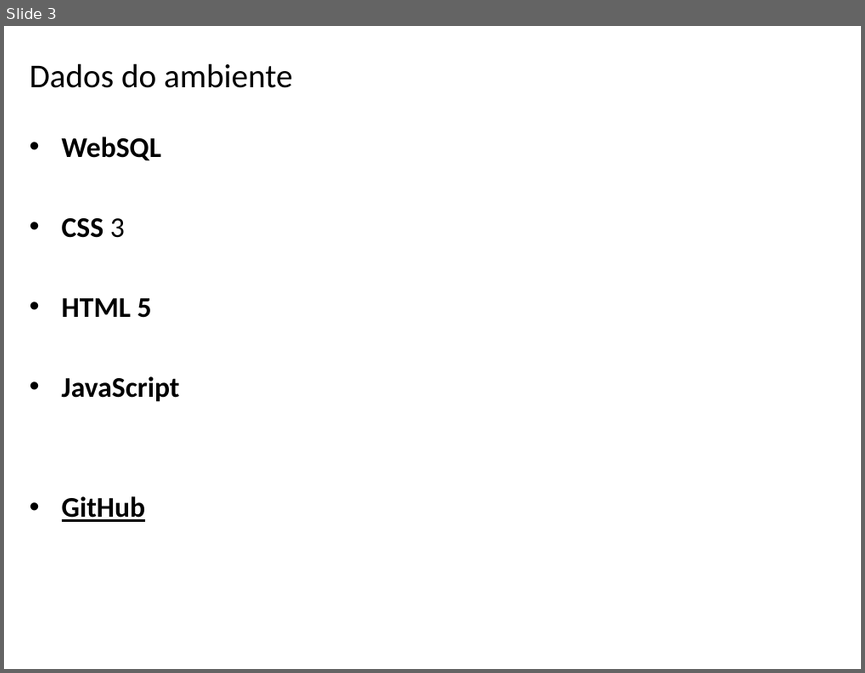
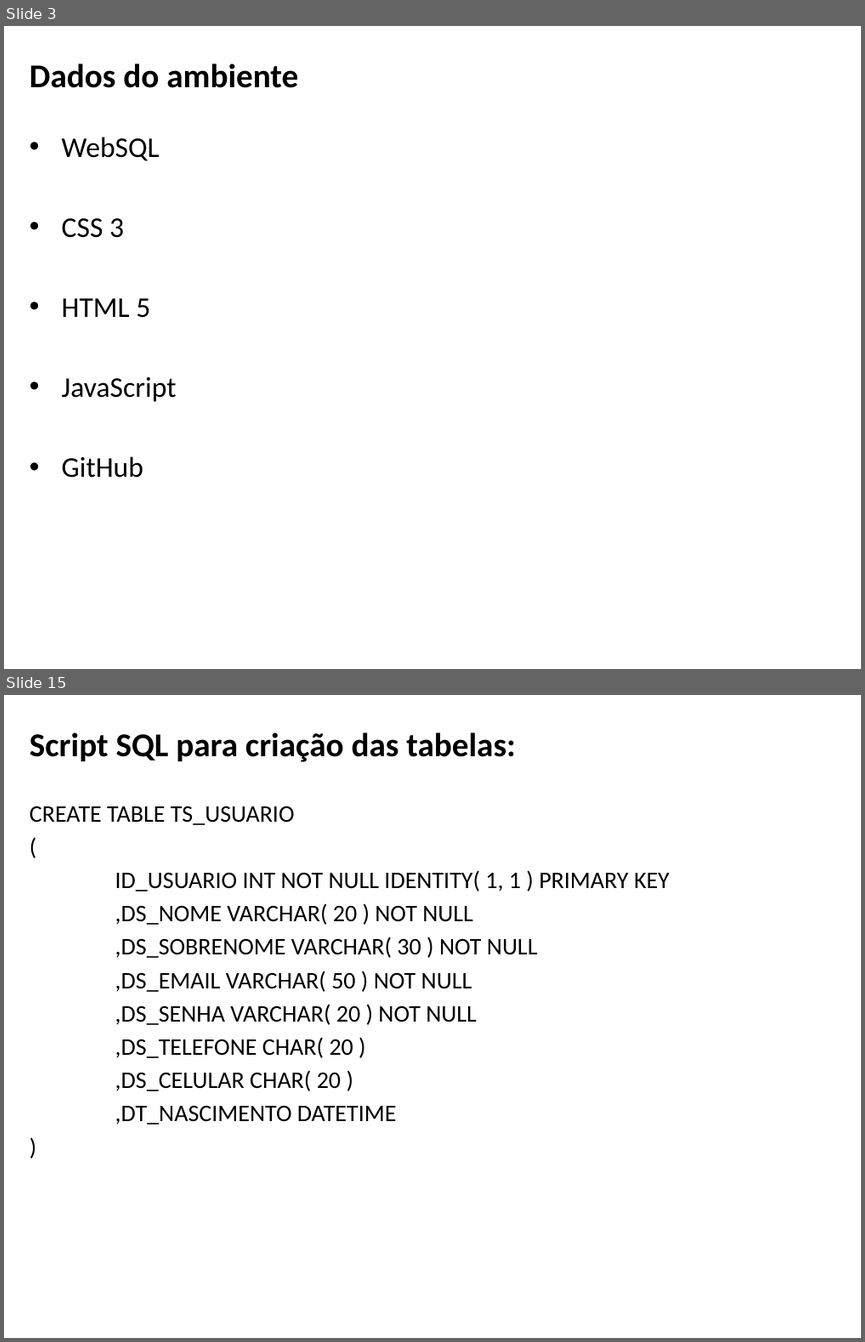
Before and after one commit to EDU23800/BSI4_PI4_CRUD_HTML, a slide deck: apresentação_fase_1.pptx. Shown one above the other, each under a label of ours: slide 3 before the commit, slides 3 and 15 after it; the slides between them are not shown. The pictures are 865x673 and 865x1342 pixels, drawn with LibreOffice and Linux fonts; fonts in the diff are those of the drawing; background and template pictures are left out. Boxes give left, top, right and bottom in pixels: in the first picture for what was removed or moved away, otherwise in the second. Text is boxed around its words. In the diff, an @@ line names an element or a change of style, - is before the commit and + after.

```diff
--- a/apresentação_fase_1.pptx
+++ b/apresentação_fase_1.pptx
@@ slide 15 added at (4,695,861,1338), background picture (left out) @@
@@ title added at (30,732,516,762), 28 pt, text #000000, bold @@
+Script SQL para criação das tabelas:
@@ text added at (30,805,670,1124), 20 pt, text #000000 @@
+CREATE TABLE TS_USUARIO
+(
+ID_USUARIO INT NOT NULL IDENTITY( 1, 1 ) PRIMARY KEY
+,DS_NOME VARCHAR( 20 ) NOT NULL
+,DS_SOBRENOME VARCHAR( 30 ) NOT NULL
+,DS_EMAIL VARCHAR( 50 ) NOT NULL
+,DS_SENHA VARCHAR( 20 ) NOT NULL
+,DS_TELEFONE CHAR( 20 )
+,DS_CELULAR CHAR( 20 )
+,DT_NASCIMENTO DATETIME
+)
@@ slide 3 changed as well @@
@@ title "Dados do ambiente" at (30,63,298,88): bold on @@
@@ text "WebSQL" at (62,136,177,477): bold off; underline off in "GitHub" @@
```
Also in this commit, not shown: 2 other slides changed, 21 other slides added, 1 slide removed, 1 other file.
